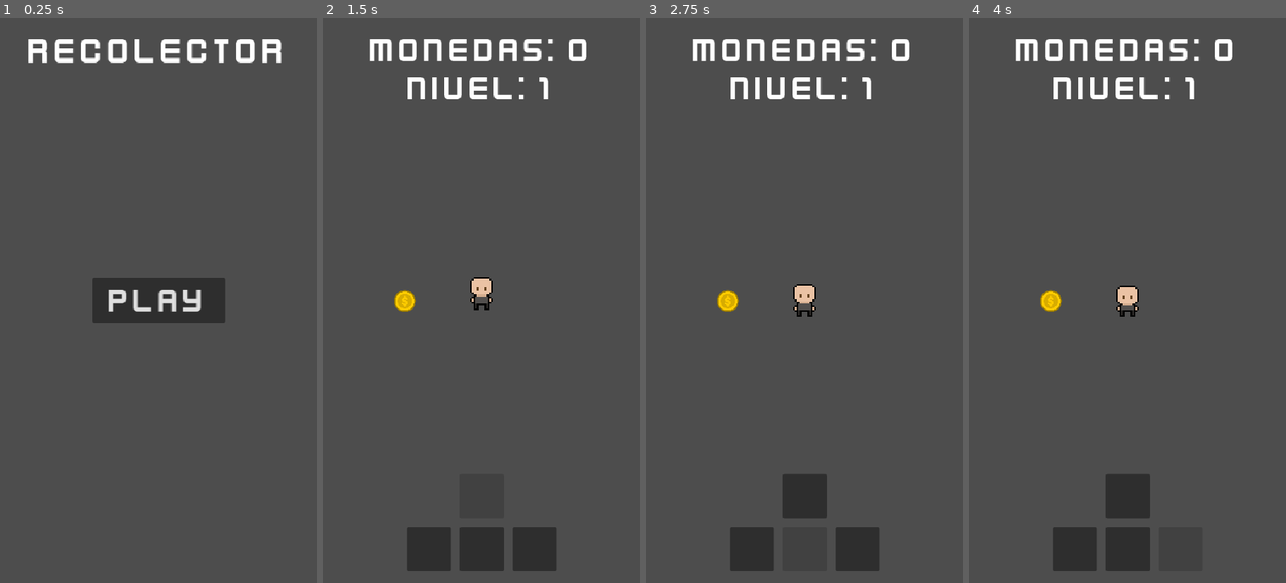
Above: before the commit, frames 1-4 (left to right).
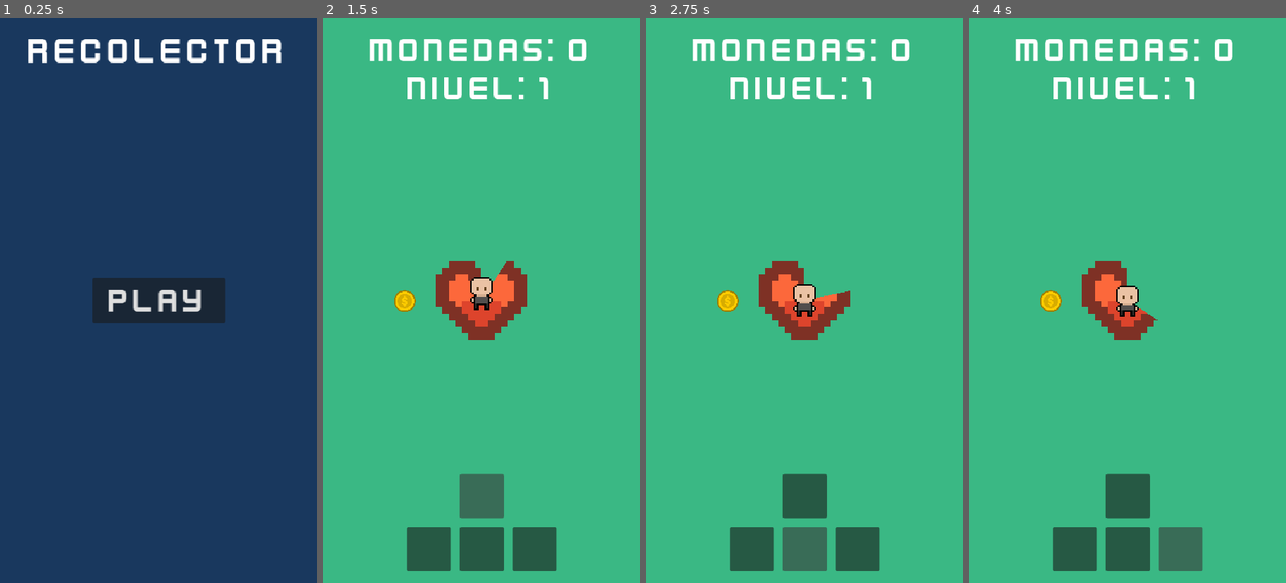
Above: after the commit, the same moments.

Repository: lemendozaru/Recolector
Game: Godot game, scene res://scenes/menu.tscn
Two runs of this game, one before a commit and one after it. Both use one fixed random seed, a clock stepped at 60 frames per second and the inputs below.
Inputs (mouse positions are in pixels of both pictures, inside the frame that each line leads up to):
- Up to frame 1 (0.25 s): no input
- Up to frame 2 (1.5 s): click "Play" at 0.5 s; click (481, 498) at 1.25 s
- Up to frame 3 (2.75 s): click (804, 549) at 2 s
- Up to frame 4 (4 s): click (1073, 549) at 2.75 s; click (1181, 549) at 3.5 s

The runs differ from the first frame. In frame 1, 95% of the frame differs, in the area x 0-100%, y 0-100%; in frame 2, 98%; in frame 3, 98%; in frame 4, 98%.

Commit message:
Juego terminado

Diff:
--- a/scenes/coin.tscn
+++ b/scenes/coin.tscn
@@ -5,6 +5,66 @@
 
 [sub_resource type="CircleShape2D" id="CircleShape2D_i64fm"]
 radius = 84.38009
+
+[sub_resource type="Animation" id="Animation_i64fm"]
+resource_name = "CoinCollected"
+tracks/0/type = "value"
+tracks/0/imported = false
+tracks/0/enabled = true
+tracks/0/path = NodePath("Sprite2D:scale")
+tracks/0/interp = 1
+tracks/0/loop_wrap = true
+tracks/0/keys = {
+"times": PackedFloat32Array(0, 1),
+"transitions": PackedFloat32Array(1, 1),
+"update": 0,
+"values": [Vector2(1, 1), Vector2(2.5, 2.5)]
+}
+tracks/1/type = "value"
+tracks/1/imported = false
+tracks/1/enabled = true
+tracks/1/path = NodePath("Sprite2D:modulate")
+tracks/1/interp = 1
+tracks/1/loop_wrap = true
+tracks/1/keys = {
+"times": PackedFloat32Array(0, 1),
+"transitions": PackedFloat32Array(1, 1),
+"update": 0,
+"values": [Color(1, 1, 1, 1), Color(1, 1, 1, 0)]
+}
+
+[sub_resource type="Animation" id="Animation_11l1o"]
+length = 0.001
+tracks/0/type = "value"
+tracks/0/imported = false
+tracks/0/enabled = true
+tracks/0/path = NodePath("Sprite2D:scale")
+tracks/0/interp = 1
+tracks/0/loop_wrap = true
+tracks/0/keys = {
+"times": PackedFloat32Array(0),
+"transitions": PackedFloat32Array(1),
+"update": 0,
+"values": [Vector2(1, 1)]
+}
+tracks/1/type = "value"
+tracks/1/imported = false
+tracks/1/enabled = true
+tracks/1/path = NodePath("Sprite2D:modulate")
+tracks/1/interp = 1
+tracks/1/loop_wrap = true
+tracks/1/keys = {
+"times": PackedFloat32Array(0),
+"transitions": PackedFloat32Array(1),
+"update": 0,
+"values": [Color(1, 1, 1, 1)]
+}
+
+[sub_resource type="AnimationLibrary" id="AnimationLibrary_d14el"]
+_data = {
+&"CoinCollected": SubResource("Animation_i64fm"),
+&"RESET": SubResource("Animation_11l1o")
+}
 
 [node name="Coin" type="Area2D" unique_id=1916236206 groups=["coins"]]
 scale = Vector2(0.25, 0.25)
@@ -16,4 +76,9 @@
 [node name="CollisionShape2D" type="CollisionShape2D" parent="." unique_id=1718096559]
 shape = SubResource("CircleShape2D_i64fm")
 
+[node name="AnimationPlayer" type="AnimationPlayer" parent="." unique_id=68938418]
+libraries/ = SubResource("AnimationLibrary_d14el")
+speed_scale = 2.5
+
 [connection signal="area_entered" from="." to="." method="_on_area_entered"]
+[connection signal="animation_finished" from="AnimationPlayer" to="." method="_on_animation_player_animation_finished"]
--- a/scenes/main.tscn
+++ b/scenes/main.tscn
@@ -9,7 +9,45 @@
 [ext_resource type="Texture2D" uid="uid://c2j8o2igsmbo8" path="res://assets/art/Player/Back.png" id="3_o6xl0"]
 [ext_resource type="Texture2D" uid="uid://dii7leb05n6yq" path="res://assets/art/Player/Death.png" id="4_tipki"]
 [ext_resource type="Texture2D" uid="uid://db3rlr3blh6ad" path="res://assets/art/Player/Front.png" id="5_85g3d"]
+[ext_resource type="Texture2D" uid="uid://c504tgfxwdyn1" path="res://assets/art/Heart.png" id="5_ya4ey"]
 [ext_resource type="Texture2D" uid="uid://8t541h322klf" path="res://assets/art/Player/Walk.png" id="7_choun"]
+[ext_resource type="Script" uid="uid://bft7pfugfq70v" path="res://scripts/game_over.gd" id="12_eb6dy"]
+
+[sub_resource type="Animation" id="Animation_choun"]
+resource_name = "IncreaseDecrease"
+tracks/0/type = "value"
+tracks/0/imported = false
+tracks/0/enabled = true
+tracks/0/path = NodePath("CoinsLabel:scale")
+tracks/0/interp = 1
+tracks/0/loop_wrap = true
+tracks/0/keys = {
+"times": PackedFloat32Array(0, 0.5, 1),
+"transitions": PackedFloat32Array(1, 1, 1),
+"update": 0,
+"values": [Vector2(1, 1), Vector2(1.1, 1.1), Vector2(1, 1)]
+}
+
+[sub_resource type="Animation" id="Animation_ya4ey"]
+length = 0.001
+tracks/0/type = "value"
+tracks/0/imported = false
+tracks/0/enabled = true
+tracks/0/path = NodePath("CoinsLabel:scale")
+tracks/0/interp = 1
+tracks/0/loop_wrap = true
+tracks/0/keys = {
+"times": PackedFloat32Array(0),
+"transitions": PackedFloat32Array(1),
+"update": 0,
+"values": [Vector2(1, 1)]
+}
+
+[sub_resource type="AnimationLibrary" id="AnimationLibrary_eb6dy"]
+_data = {
+&"IncreaseDecrease": SubResource("Animation_choun"),
+&"RESET": SubResource("Animation_ya4ey")
+}
 
 [sub_resource type="AtlasTexture" id="AtlasTexture_ya4ey"]
 atlas = ExtResource("3_o6xl0")
@@ -165,6 +203,7 @@
 script = ExtResource("1_tipki")
 coin = ExtResource("2_85g3d")
 confetti = ExtResource("3_choun")
+health_speed = 10000.0
 
 [node name="UI" type="Control" parent="." unique_id=1330591744]
 layout_mode = 3
@@ -174,6 +213,15 @@
 grow_horizontal = 2
 grow_vertical = 2
 
+[node name="ColorRect" type="ColorRect" parent="UI" unique_id=681832626]
+layout_mode = 1
+anchors_preset = 15
+anchor_right = 1.0
+anchor_bottom = 1.0
+grow_horizontal = 2
+grow_vertical = 2
+color = Color(0.2265273, 0.72339624, 0.51631504, 1)
+
 [node name="CoinsLabel" type="Label" parent="UI" unique_id=1526869217]
 layout_mode = 1
 anchors_preset = 5
@@ -181,9 +229,10 @@
 anchor_right = 0.5
 offset_left = -190.5
 offset_top = 20.0
-offset_right = 190.5
+offset_right = 191.5
 offset_bottom = 88.0
 grow_horizontal = 2
+pivot_offset = Vector2(191, 34)
 theme_override_fonts/font = ExtResource("1_o5qli")
 theme_override_font_sizes/font_size = 60
 text = "Monedas: 0"
@@ -261,6 +310,30 @@
 offset_bottom = -20.0
 grow_horizontal = 2
 grow_vertical = 0
+
+[node name="CoinsLabelAnimationPlayer" type="AnimationPlayer" parent="UI" unique_id=638109411]
+libraries/ = SubResource("AnimationLibrary_eb6dy")
+speed_scale = 3.5
+
+[node name="HealthBar" type="TextureProgressBar" parent="UI" unique_id=1478363176]
+texture_filter = 1
+layout_mode = 1
+anchors_preset = 8
+anchor_left = 0.5
+anchor_top = 0.5
+anchor_right = 0.5
+anchor_bottom = 0.5
+offset_left = -100.0
+offset_top = -100.0
+offset_right = 100.0
+offset_bottom = 100.0
+grow_horizontal = 2
+grow_vertical = 2
+max_value = 100000.0
+value = 100000.0
+fill_mode = 5
+nine_patch_stretch = true
+texture_progress = ExtResource("5_ya4ey")
 
 [node name="Player" type="Area2D" parent="." unique_id=732080006 groups=["players"]]
 position = Vector2(270, 480)
@@ -276,6 +349,73 @@
 
 [node name="CollisionShape2D" type="CollisionShape2D" parent="Player" unique_id=1949697742]
 shape = SubResource("RectangleShape2D_0wfyh")
+
+[node name="GameOver" type="Control" parent="." unique_id=662803437]
+visible = false
+z_index = 10
+layout_mode = 3
+anchors_preset = 15
+anchor_right = 1.0
+anchor_bottom = 1.0
+grow_horizontal = 2
+grow_vertical = 2
+script = ExtResource("12_eb6dy")
+
+[node name="Background" type="ColorRect" parent="GameOver" unique_id=523325883]
+layout_mode = 1
+anchors_preset = 15
+anchor_right = 1.0
+anchor_bottom = 1.0
+grow_horizontal = 2
+grow_vertical = 2
+color = Color(0, 0, 0, 0.88235295)
+
+[node name="GameOverLabel" type="Label" parent="GameOver" unique_id=625807491]
+layout_mode = 1
+anchors_preset = 8
+anchor_left = 0.5
+anchor_top = 0.5
+anchor_right = 0.5
+anchor_bottom = 0.5
+offset_left = -191.0
+offset_top = -34.0
+offset_right = 191.0
+offset_bottom = 34.0
+grow_horizontal = 2
+grow_vertical = 2
+pivot_offset = Vector2(191, 34)
+theme_override_fonts/font = ExtResource("1_o5qli")
+theme_override_font_sizes/font_size = 60
+text = "Game Over"
+horizontal_alignment = 1
+vertical_alignment = 1
+
+[node name="VBoxContainer" type="VBoxContainer" parent="GameOver" unique_id=91204258]
+layout_mode = 1
+anchors_preset = 7
+anchor_left = 0.5
+anchor_top = 1.0
+anchor_right = 0.5
+anchor_bottom = 1.0
+offset_left = -161.0
+offset_top = -232.0
+offset_right = 161.0
+offset_bottom = -50.0
+grow_horizontal = 2
+grow_vertical = 0
+theme_override_constants/separation = 30
+
+[node name="RetryButton" type="Button" parent="GameOver/VBoxContainer" unique_id=385968565]
+layout_mode = 2
+theme_override_fonts/font = ExtResource("1_o5qli")
+theme_override_font_sizes/font_size = 60
+text = "Reiniciar"
+
+[node name="HomeButton" type="Button" parent="GameOver/VBoxContainer" unique_id=575480095]
+layout_mode = 2
+theme_override_fonts/font = ExtResource("1_o5qli")
+theme_override_font_sizes/font_size = 60
+text = "Inicio"
 
 [connection signal="button_down" from="UI/UpButton" to="Player" method="_on_up_button_button_down"]
 [connection signal="button_up" from="UI/UpButton" to="Player" method="_on_up_button_button_up"]
@@ -286,3 +426,5 @@
 [connection signal="button_down" from="UI/RightButton" to="Player" method="_on_right_button_button_down"]
 [connection signal="button_up" from="UI/RightButton" to="Player" method="_on_right_button_button_up"]
 [connection signal="area_entered" from="Player" to="Player" method="_on_area_entered"]
+[connection signal="pressed" from="GameOver/VBoxContainer/RetryButton" to="GameOver" method="_on_retry_button_pressed"]
+[connection signal="pressed" from="GameOver/VBoxContainer/HomeButton" to="GameOver" method="_on_home_button_pressed"]
--- a/scenes/menu.tscn
+++ b/scenes/menu.tscn
@@ -11,6 +11,15 @@
 grow_horizontal = 2
 grow_vertical = 2
 script = ExtResource("1_vjb58")
+
+[node name="ColorRect" type="ColorRect" parent="." unique_id=1830480770]
+layout_mode = 1
+anchors_preset = 15
+anchor_right = 1.0
+anchor_bottom = 1.0
+grow_horizontal = 2
+grow_vertical = 2
+color = Color(0.09803922, 0.21960784, 0.36862746, 1)
 
 [node name="TitleLabel" type="Label" parent="." unique_id=1725187273]
 layout_mode = 1
--- a/scripts/coin.gd
+++ b/scripts/coin.gd
@@ -3,5 +3,11 @@
 func _on_area_entered(area: Area2D) -> void:
 	# si colisiona con un jugador...
 	if area.is_in_group("players"):
-		# se elimina
-		queue_free()
+		# se activa la animación de desaparecer
+		$AnimationPlayer.play("CoinCollected")
+		# deshabilitamos la forma de colisión
+		$CollisionShape2D.call_deferred("set_disabled", true)
+
+
+func _on_animation_player_animation_finished(anim_name: StringName) -> void:
+	queue_free()
--- /dev/null
+++ b/scripts/game_over.gd
@@ -0,0 +1,21 @@
+extends Control
+
+
+# Called when the node enters the scene tree for the first time.
+func _ready() -> void:
+	pass # Replace with function body.
+
+
+# Called every frame. 'delta' is the elapsed time since the previous frame.
+func _process(delta: float) -> void:
+	pass
+
+
+func _on_retry_button_pressed() -> void:
+	# recargamos la escena actual
+	get_tree().reload_current_scene()
+
+
+func _on_home_button_pressed() -> void:
+	# cargamos la escena de menú
+	get_tree().change_scene_to_file("res://scenes/menu.tscn")
--- a/scripts/main.gd
+++ b/scripts/main.gd
@@ -10,13 +10,32 @@
 var minPositions : Vector2 = Vector2(21, 168)
 var maxPositions : Vector2 = Vector2(519, 743)
 
+# vida máxima
+var health : float = 100000
+# velocidad a la que disminuye la vida
+@export var health_speed : float = 1750
+
+# estado del game over
+var game_over : bool
+
 # Called when the node enters the scene tree for the first time.
 func _ready() -> void:
 	instantiate_coins()
 
 # Called every frame. 'delta' is the elapsed time since the previous frame.
-func _process(delta: float) -> void:
-	pass
+func _process(delta: float):
+	# si tenemos salud...
+	if health > 0:
+		# disminuirá a la velocidad que definimos...
+		health -= delta * health_speed
+		# y lo mostramos en la barra de salud
+		$UI/HealthBar.value = health
+	# si no tenemos salud...
+	else:
+		# mostramos la pantalla de game over
+		$GameOver.show()
+		# habilitamos la variable
+		game_over = true
 
 func instantiate_coins():
 	# se repetirá tantas veces como el nivel actual
@@ -35,6 +54,8 @@
 func level_passed():
 	# incrementamos el nivel
 	level += 1
+	# restauramos la salud
+	health = 100000
 	# actualizamos el texto en pantalla
 	$UI/LevelLabel.text = "Nivel: " + str(level)
 	instantiate_coins()
--- a/scripts/player.gd
+++ b/scripts/player.gd
@@ -9,12 +9,21 @@
 # monedas recolectadas por nivel
 var coins_collected : int
 
-func _process(delta: float) -> void:
+func _process(delta: float):
+	# si nos podemos mover...
 	if canMove:
+		# la posición se obtiene de la dirección por velocidad
 		position += direction * speed * delta
 		position.x = clamp(position.x, minPositions.x, maxPositions.x)
 		position.y = clamp(position.y, minPositions.y, maxPositions.y)
+	# si no...
 	else:
+		# si estamos en game over
+		if get_parent().game_over:
+			# reproduce la animación de muerte
+			$AnimatedSprite2D.animation = "Death"
+			# y retorna o termina
+			return
 		$AnimatedSprite2D.animation = "Idle"
 
 func _on_up_button_button_down() -> void:
@@ -66,7 +75,10 @@
 		# incrementamos el puntaje
 		score += 1
 		# cargamos el nodo CoinsLabel del nodo padre y le asignamos el puntaje
-		get_parent().get_node("UI/CoinsLabel").text = "Coins: " + str(score)
+		get_parent().get_node("UI/CoinsLabel").text = "Monedas: " + str(score)
+		# cargamos el nodo de animación de UI
+		get_parent().get_node("UI/CoinsLabelAnimationPlayer").play("IncreaseDecrease")
+
 		# si coincide el nivel con las monedas recolectadas...
 		if coins_collected == get_parent().level:
 			# reiniciamos el contador de monedas
Not shown, added: export_presets.cfg
Not shown, added: scripts/game_over.gd.uid
